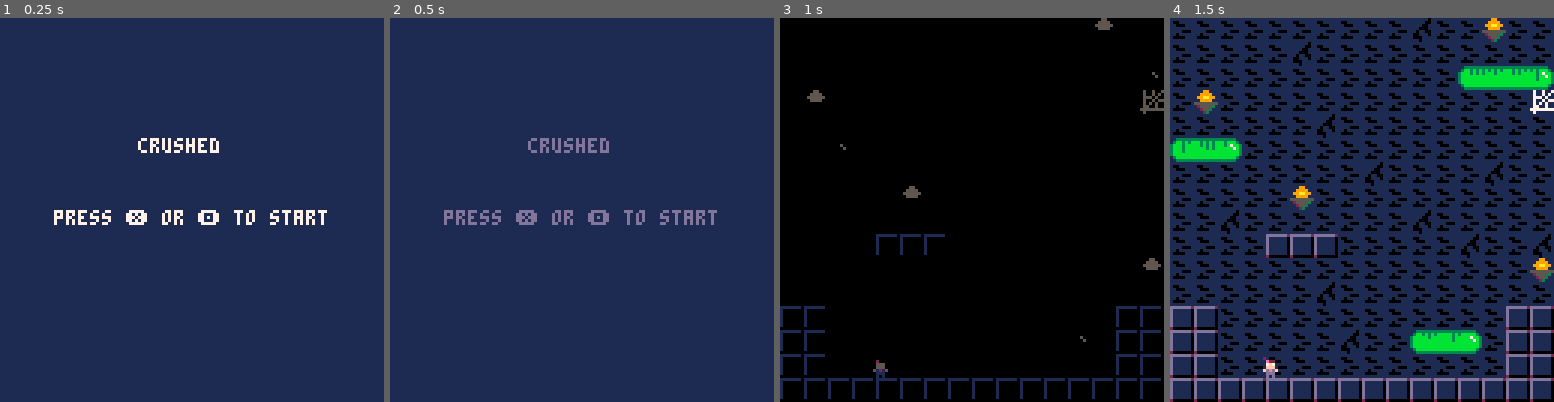
Above: before the commit, frames 1-4 (left to right).
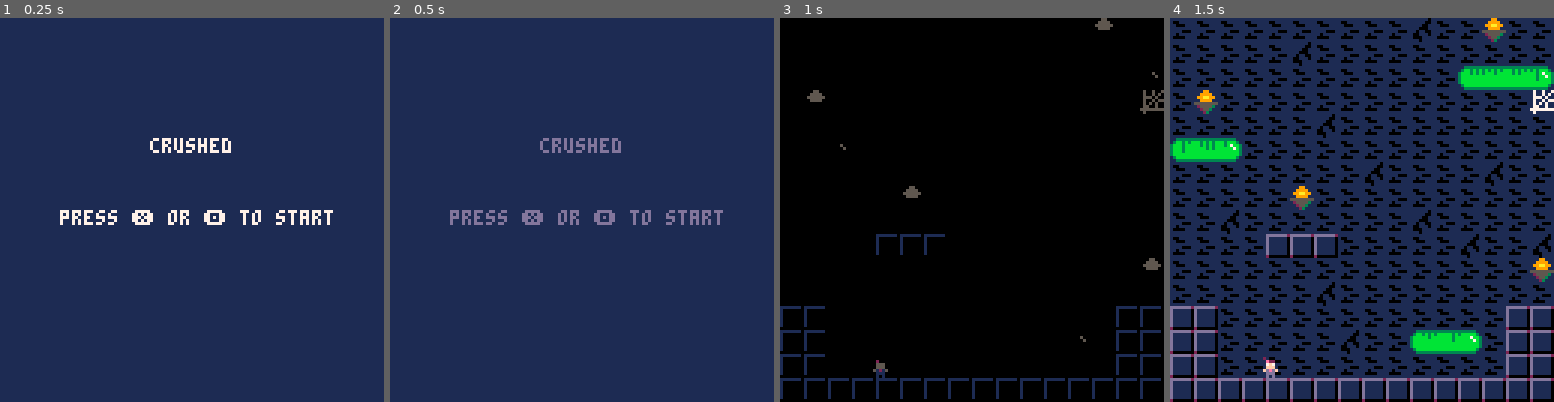
Above: after the commit, the same moments.

Repository: jondkoon/crushed
Game: PICO-8 cartridge game.p8
Two runs of this game, one before a commit and one after it. Both use one fixed random seed, a clock stepped at 60 frames per second and the inputs below.
Inputs:
- Up to frame 1 (0.25 s): no input
- Up to frame 2 (0.5 s): tap X (X key) at 0.33 s
- Up to frame 3 (1 s): tap O (Z key) at 0.7 s
- Up to frame 4 (1.5 s): tap X (X key) at 1.07 s

The runs differ from the first frame. In frame 1, 1.6% of the frame differs, in the area x 14-87%, y 31-54%; in frame 2, 1.6%; in frame 3, nothing differs; in frame 4, nothing differs.

Commit message:
align copy

Diff:
--- a/game.p8
+++ b/game.p8
@@ -872,7 +872,7 @@
 	height = 4,
 	init = function(self)
 		self.text = "crushed"
-		self.width = (#self.text + 2) * 4
+		self.width = (#self.text) * 4
 		self.x = (screen_width - self.width) / 2
 	end,
 	draw = function(self)
@@ -886,7 +886,7 @@
 		height = 4,
 		init = function(self)
 			self.text = text or "press ❎ or 🅾️ to start"
-			self.width = (#self.text + 2) * 4
+			self.width = (#self.text) * 4 + 4
 			self.x = (screen_width - self.width) / 2
 			self.timer = 60
 		end,
